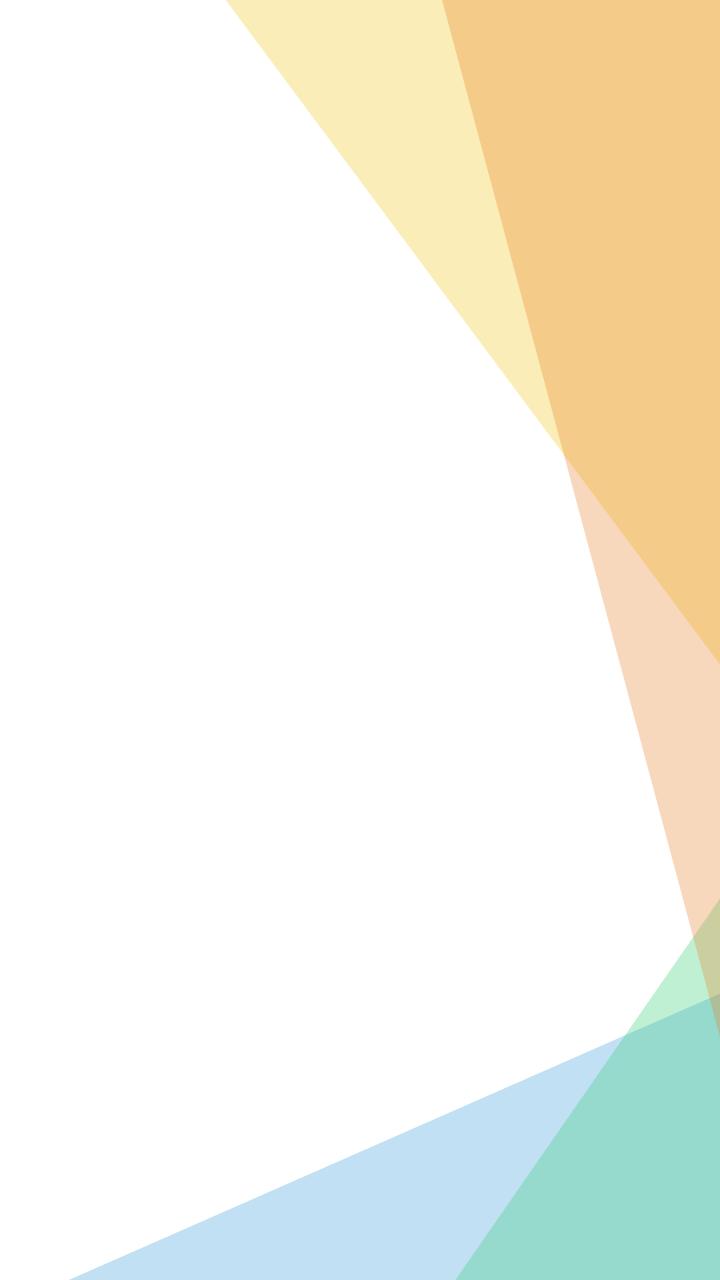
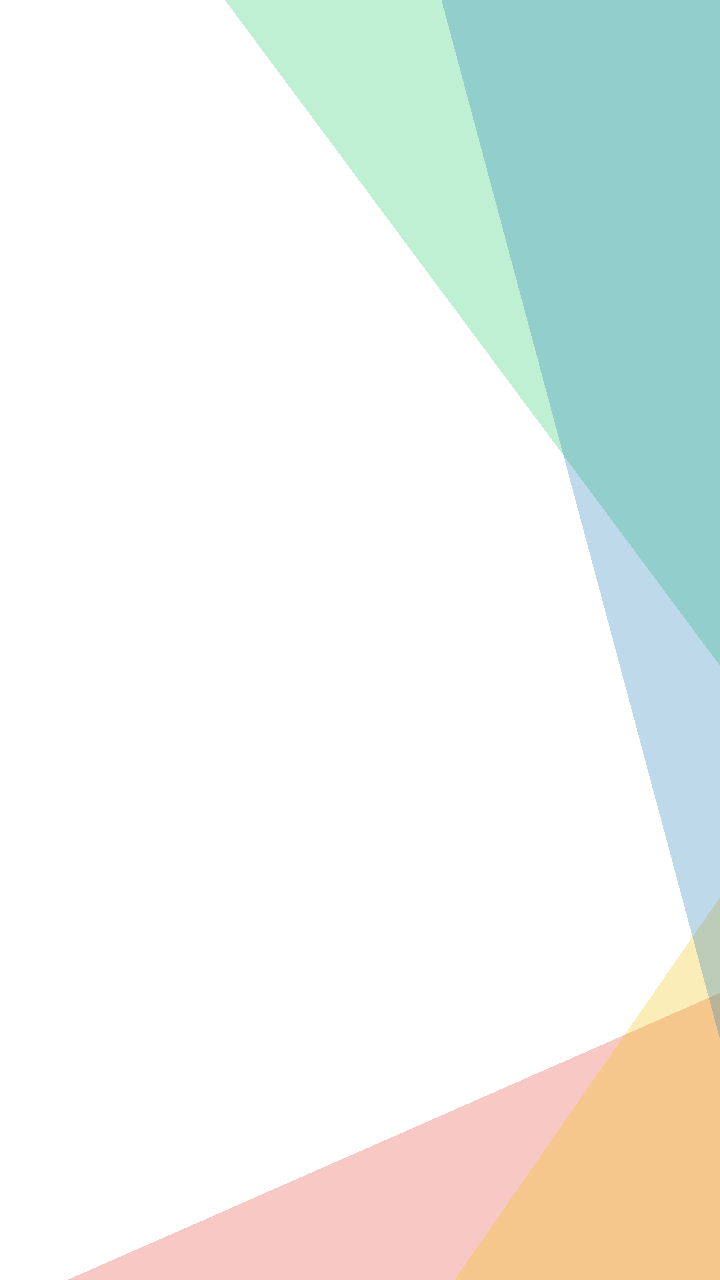
Layered file, before and after one edit (720 × 1280). Changes by layer:
painted on "Rectangle 3 copy", unmasked it over (442, 0, 720, 1037)
painted on "Rectangle 3", unmasked it over (225, 0, 720, 665)
painted on "Rectangle 2", unmasked it over (455, 898, 720, 1280)
painted on "Rectangle 1", unmasked it over (68, 993, 720, 1280)
